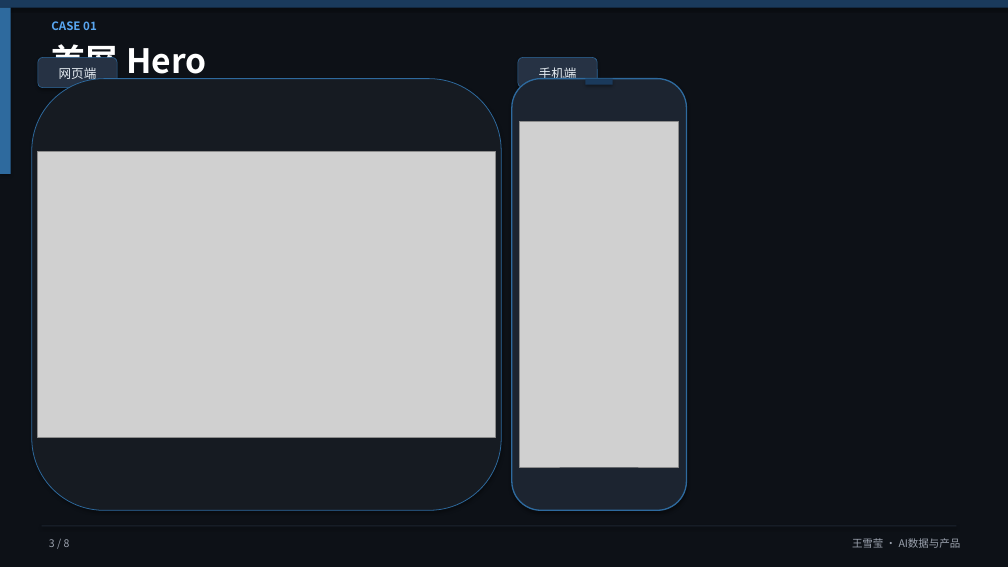
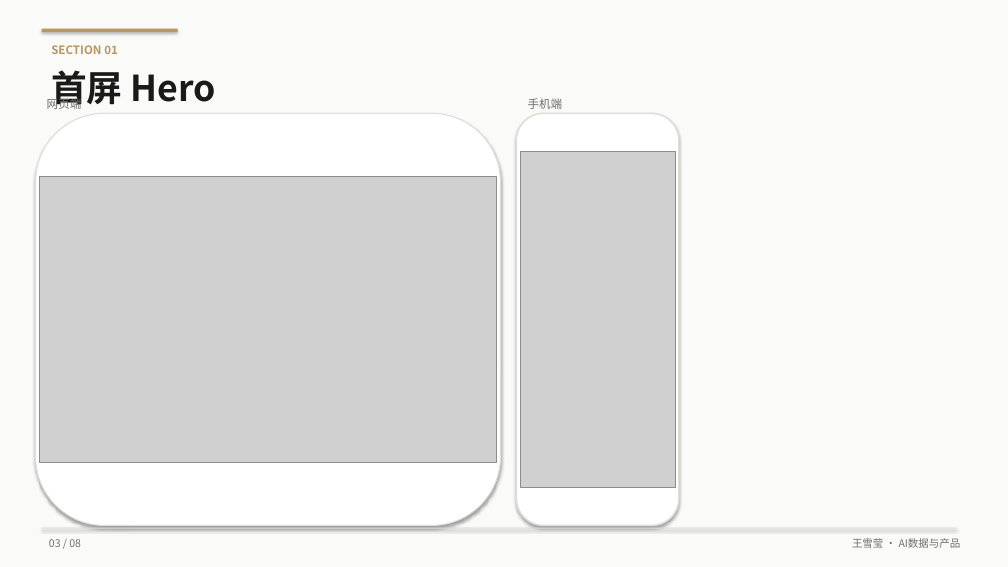
Before and after one commit to HSDCT1230/hsdct, a slide deck: slide 3 of portfolio/xolome-portfolio.pptx. Drawn at 1008x567 pixels with LibreOffice and Linux fonts; fonts in the diff are those of the drawing; grey boxes stand for pictures. Boxes give left, top, right and bottom in pixels: in the first picture for what was removed or moved away, otherwise in the second. Text is boxed around its words. In the diff, an @@ line names an element or a change of style, - is before the commit and + after.

```diff
--- a/portfolio/xolome-portfolio.pptx
+++ b/portfolio/xolome-portfolio.pptx
@@ background #0D1117 to #FAFAF8 @@
@@ rectangle at [0, 0, 1008, 567]: fill #0D1117 to #FAFAF8 @@
@@ rectangle removed at [0, 0, 1008, 8] @@
@@ rectangle removed at [0, 8, 11, 174] @@
@@ rectangle added at [42, 29, 178, 32], fill #B89662 @@
@@ rounded rectangle removed at [38, 57, 117, 88] @@
@@ text at [51, 45, 118, 54]: text changed; text colour #59A6F0 to #B89662 @@
-CASE 01
+SECTION 01
@@ rounded rectangle removed at [518, 57, 597, 88] @@
@@ text "首屏 Hero": place and size @@
-text "首屏 Hero" at [51, 39, 206, 83]
+text "首屏 Hero" at [51, 70, 216, 109]
@@ text "首屏 Hero" at [51, 70, 216, 109]: size 32 to 34 pt, text colour #FFFFFF to #1A1A1A @@
@@ rectangle removed at [586, 79, 613, 85] @@
@@ rounded rectangle: place and size @@
-rounded rectangle at [32, 79, 501, 510]
+rounded rectangle at [36, 113, 501, 526]
@@ rounded rectangle at [36, 113, 501, 526]: fill #161B22 to #FFFFFF; outline #2E6A9E 0.75 pt to #E0DED8 1 pt @@
@@ text "网页端": place and size @@
-text "网页端" at [59, 67, 97, 82]
+text "网页端" at [47, 96, 82, 112]
@@ text "网页端" at [47, 96, 82, 112]: size 12 to 11 pt, text colour #E6EDF3 to #6E6E6E; alignment centre to left @@
@@ rounded rectangle: place and size @@
-rounded rectangle at [512, 79, 687, 510]
+rounded rectangle at [516, 113, 679, 526]
@@ rounded rectangle at [516, 113, 679, 526]: fill #1C2430 to #FFFFFF; outline #2E6A9E 1.25 pt to #E0DED8 1.5 pt @@
@@ text "手机端" at [528, 98, 563, 109]: size 12 to 11 pt, text colour #E6EDF3 to #6E6E6E; alignment centre to left @@
@@ text "手机端": place and size @@
-text "手机端" at [539, 67, 577, 79]
+text "手机端" at [528, 98, 563, 109]
@@ picture: place and size @@
-picture at [38, 151, 495, 437]
+picture at [39, 176, 497, 462]
@@ picture: place and size @@
-picture at [520, 122, 679, 467]
+picture at [520, 152, 675, 488]
@@ rectangle at [42, 528, 957, 529]: fill #1C2430 to #E0DED8 @@
@@ text removed at [49, 539, 70, 547] @@
-3 / 8
@@ text added at [49, 539, 81, 547], 10 pt, text #6E6E6E @@
+03 / 08
@@ text "王雪莹 · AI数据与产品" at [852, 538, 961, 548]: text colour #9CA3AF to #6E6E6E @@
```
Also in this commit, not shown: 7 other slides changed, 1 other file.
